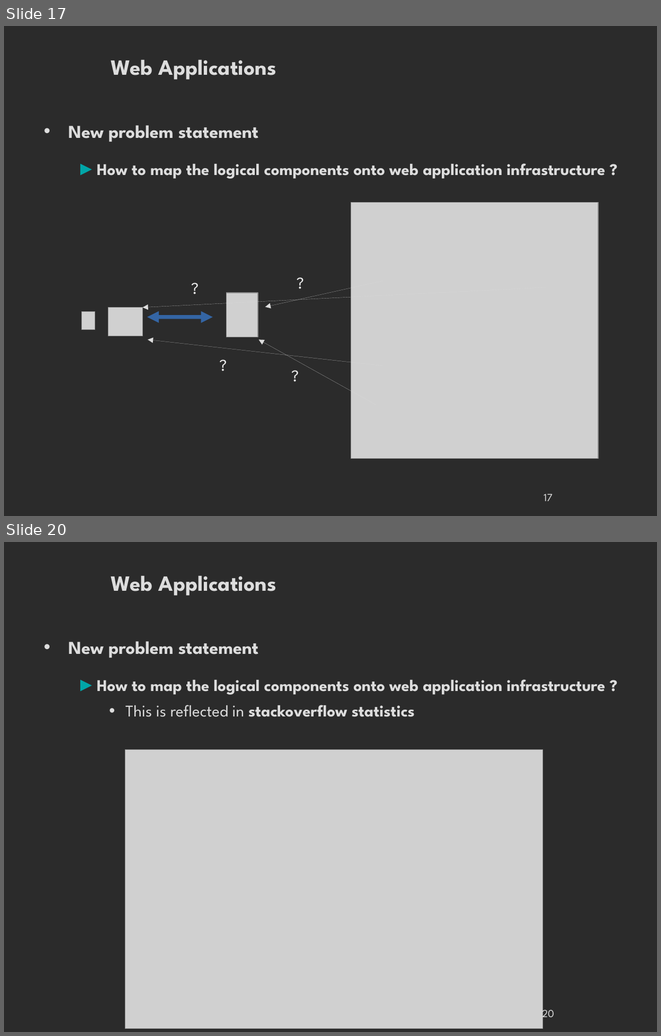
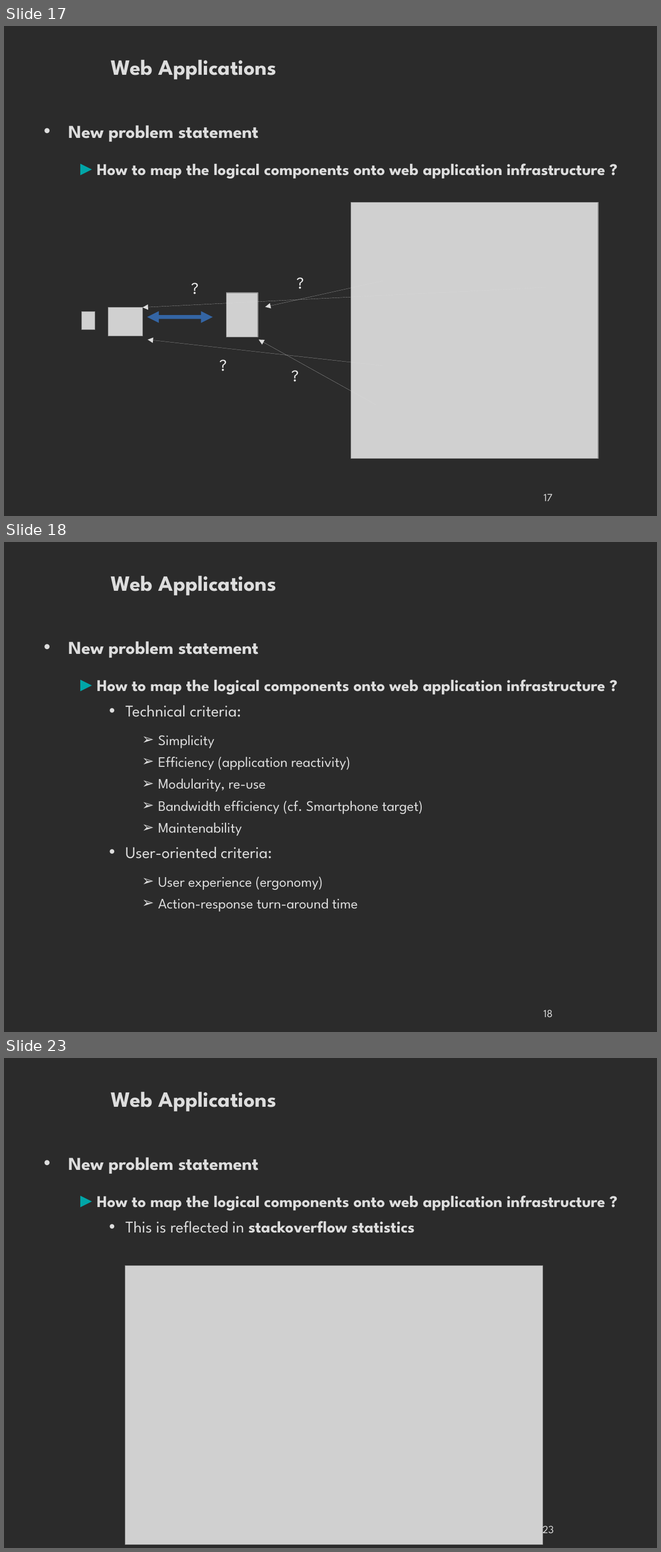
Before and after one commit to danielausparis/arch, a slide deck: archi-web.odp. Shown one above the other, each under a label of ours: slides 17 and 20 before the commit, slides 17, 18 and 23 after it; the slides between them are not shown. The pictures are 661x1036 and 661x1552 pixels, drawn with LibreOffice and Linux fonts; fonts in the diff are those of the drawing; grey boxes stand for pictures; background and template pictures are left out; a plain dark background stands for a picture behind light text. Boxes give left, top, right and bottom in pixels: in the first picture for what was removed or moved away, otherwise in the second. Text is boxed around its words. In the diff, an @@ line names an element or a change of style, - is before the commit and + after.

```diff
--- a/archi-web.odp
+++ b/archi-web.odp
@@ slide 18 added at (4,542,657,1032), background picture (left out) @@
@@ title added at (111,575,276,596), 24 pt, text #DDDDDD, bold @@
+Web Applications
@@ text added at (68,641,605,911), 16 pt, text #DDDDDD @@
+• New problem statement
+  ► How to map the logical components onto web application infrastructure ?
+    • Technical criteria:
+      ➢ Simplicity
+      ➢ Efficiency (application reactivity)
+      ➢ Modularity, re-use
+      ➢ Bandwidth efficiency (cf. Smartphone target)
+      ➢ Maintenability
+    • User-oriented criteria:
+      ➢ User experience (ergonomy)
+      ➢ Action-response turn-around time
@@ page number added at (544,1009,553,1017), 12 pt, text #DDDDDD @@
+18
@@ what was slide 20 is now slide 23 @@
@@ page number at (542,1522,554,1537): text changed @@
-20
+23
```
Also in this commit, not shown: 7 slides changed, 9 other slides added.
